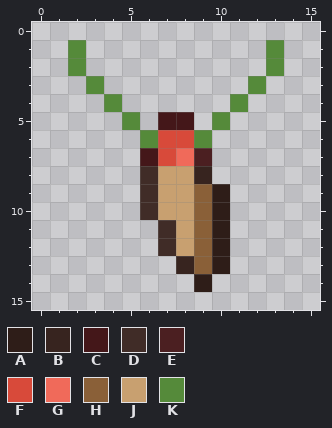
Edited in one commit: pixel-art file (resources/gfx/ui/icons/items/sporecaller_seed_charm.aseprite). That is the earlier state.
16x16 pixels, 1 frame.
Palette (. is transparent): A #2e1d18  B #37241f  C #441719  D #402c27  E #4b1f21  F #d84a3a  G #f06a5a  H #8a6038  J #c8a070  K #558a3a
Pixels before, first column x 2:
 1 K..........K
 2 K..........K
 3 .K........K.
 4 ..K......K..
 5 ...K.CC.K...
 6 ....KFFK....
 7 ....CFGE....
 8 ....DJJB....
 9 ....DJJHA...
10 ....DJJHA...
11 .....DJHA...
12 .....DJHA...
13 ......BHA...
14 .......A....
Once edited:
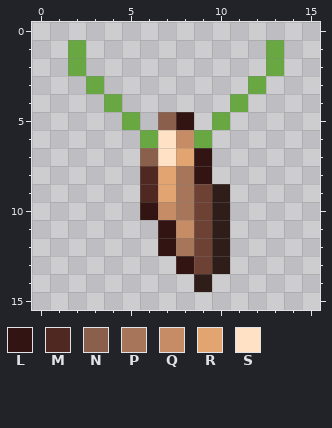
Colours new in this view: L #321412  M #4f2821  N #8a604d  P #a7755a  Q #c58c66  R #e2a471  S #ffe2c5
Difference:
colour H: #8a6038 -> #6d4235
colour K: #558a3a -> #69a743
y 5: x 7..8 CC -> NL
y 6: x 7..8 FF -> SQ
y 7: x 6..9 CFGE -> NSRL
y 8: x 6..9 DJJB -> MRPL
y 9: x 6..8 DJJ -> MRP
y 10: x 6..8 DJJ -> LQP
y 11: x 7..8 DJ -> LQ
y 12: x 7..8 DJ -> LP
y 13: x 8 B -> L
